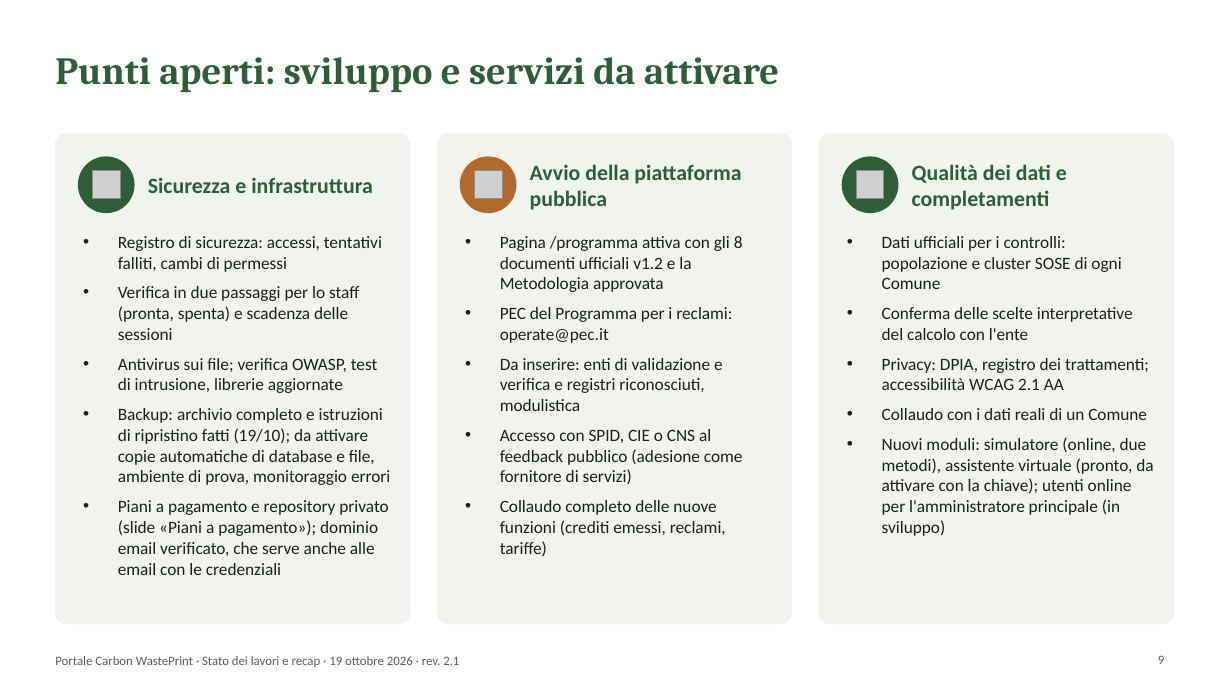
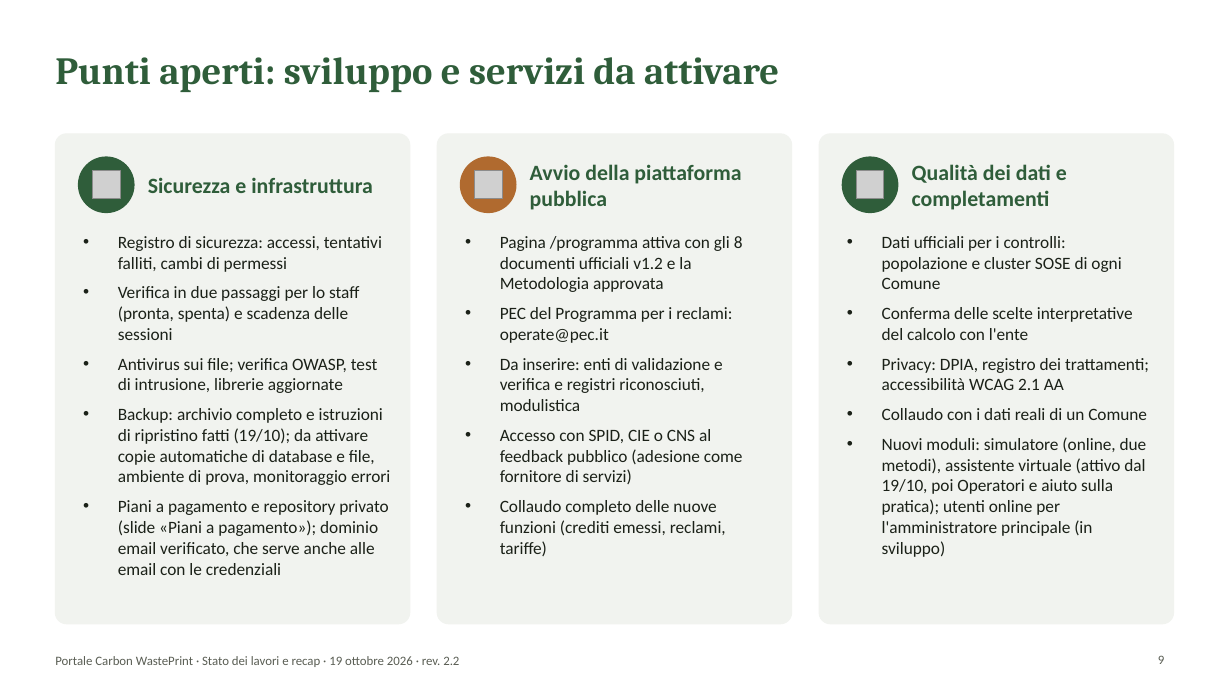
Before and after one commit to lucamorettioperate/portale-cwp, a slide deck: slide 9 of public/documentazione/Presentazione_Portale_CWP.pptx. Drawn at 1232x693 pixels with LibreOffice and Linux fonts; fonts in the diff are those of the drawing; grey boxes stand for pictures; background and template pictures are left out. Boxes give left, top, right and bottom in pixels: in the first picture for what was removed or moved away, otherwise in the second. Text is boxed around its words. In the diff, an @@ line names an element or a change of style, - is before the commit and + after.

```diff
--- a/public/documentazione/Presentazione_Portale_CWP.pptx
+++ b/public/documentazione/Presentazione_Portale_CWP.pptx
@@ text at box(882, 437, 1147, 557): text changed @@
-• Nuovi moduli: simulatore (online, due metodi), assistente virtuale (pronto, da attivare con la chiave); utenti online per l'amministratore principale (in sviluppo)
+• Nuovi moduli: simulatore (online, due metodi), assistente virtuale (attivo dal 19/10, poi Operatori e aiuto sulla pratica); utenti online per l'amministratore principale (in sviluppo)
@@ text at box(55, 656, 459, 667): text changed @@
-Portale Carbon WastePrint · Stato dei lavori e recap · 19 ottobre 2026 · rev. 2.1
+Portale Carbon WastePrint · Stato dei lavori e recap · 19 ottobre 2026 · rev. 2.2
```
Also in this commit, not shown: 13 other slides changed, 17 other files.
